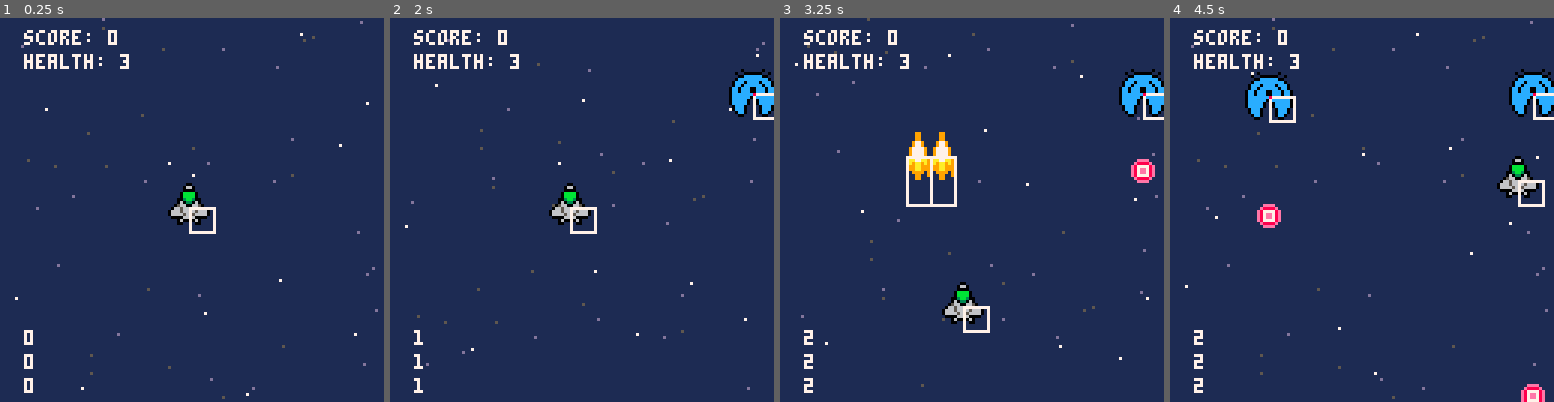
Above: before the commit, frames 1-4 (left to right).
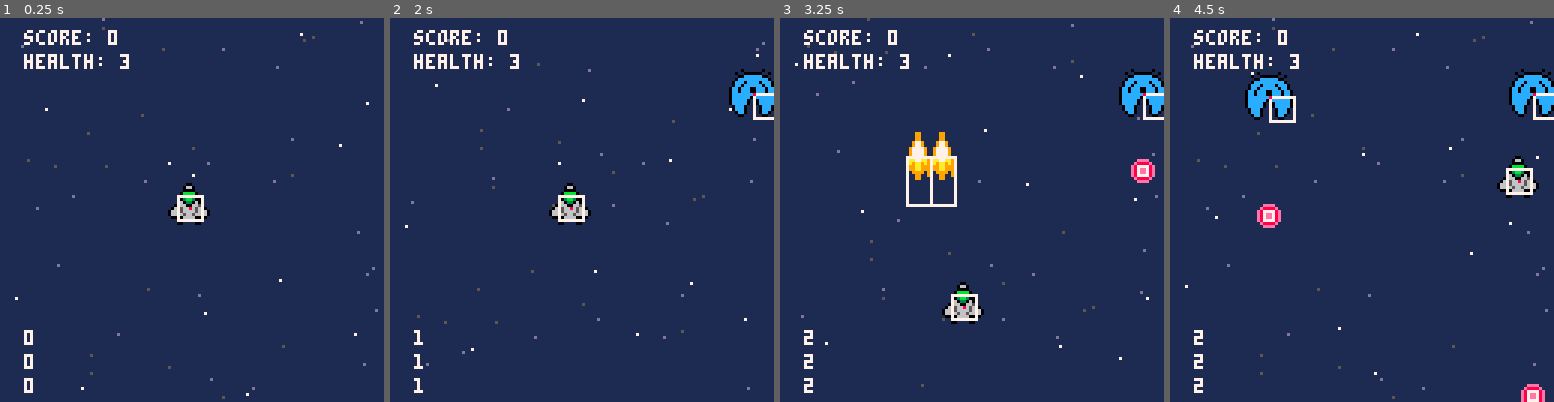
Above: after the commit, the same moments.

Repository: djc5627/pico8-first-game
Game: PICO-8 cartridge first_game.p8
The game is run twice, just before and just after one commit, with the same random seed, the same clock (stepped at 60 frames per second) and the same inputs.
Inputs:
- Up to frame 1 (0.25 s): no input
- Up to frame 2 (2 s): tap O (Z key) at 0.33, 0.7, 1.43 s; tap X (X key) at 1.07 s; hold Left from 1.97 s (still down)
- Up to frame 3 (3.25 s): tap X (X key) every 0.33 s from 2.07 to 3.07 s; tap O (Z key) at 2.22, 3.1 s; release Left at 2.37 s; hold Down 2.42-2.82 s; hold Right from 2.87 s (still down)
- Up to frame 4 (4.5 s): tap X (X key) every 0.33 s from 3.4 to 4.4 s; release Right at 3.53 s; hold Up 3.58-4.08 s; tap O (Z key) at 3.98 s; hold Right from 4.13 s (still down)

The runs differ from the first frame. In frame 1, 0.4% of the frame differs, in the area x 46-57%, y 46-57%; in frame 2, 0.4%; in frame 3, 0.4%; in frame 4, 0.4%.

Commit message:
Center player hitbox.

Diff:
--- a/src/player.lua
+++ b/src/player.lua
@@ -35,8 +35,8 @@
 diry={0,0,-1,1,-0.75,-0.75,0.75,0.75}
 
 p_speed = 1.4
-p_width = 8
-p_height = 8
+p_hw = 8 -- hitbox width
+p_hh = 8 -- hitbox height
 p_shoot_delay = 0.2
 p_last_shoot_time = 0
 p_last_dir = 0
@@ -87,7 +87,7 @@
     print("health: "..p_health, 8, 12, 7)
     pset(p_x, p_y, 8)
     if global.debug then
-        rect(p_x, p_y, p_x+p_width, p_y+p_height, 7)
+        rect(p_x-p_hw/2, p_y-p_hh/2, p_x+p_hw/2, p_y+p_hh/2, 7)
     end
 end
 
@@ -106,10 +106,10 @@
             b.y - b.hh/2,
             b.hw,
             b.hh,
-            p_x,
-            p_y,
-            p_width,
-            p_height,
+            p_x-p_hw/2,
+            p_y-p_hh/2,
+            p_hw,
+            p_hh,
             b.x - b.hw/2 + b.spdx,
             b.y - b.hh/2 + b.spdy
         )
